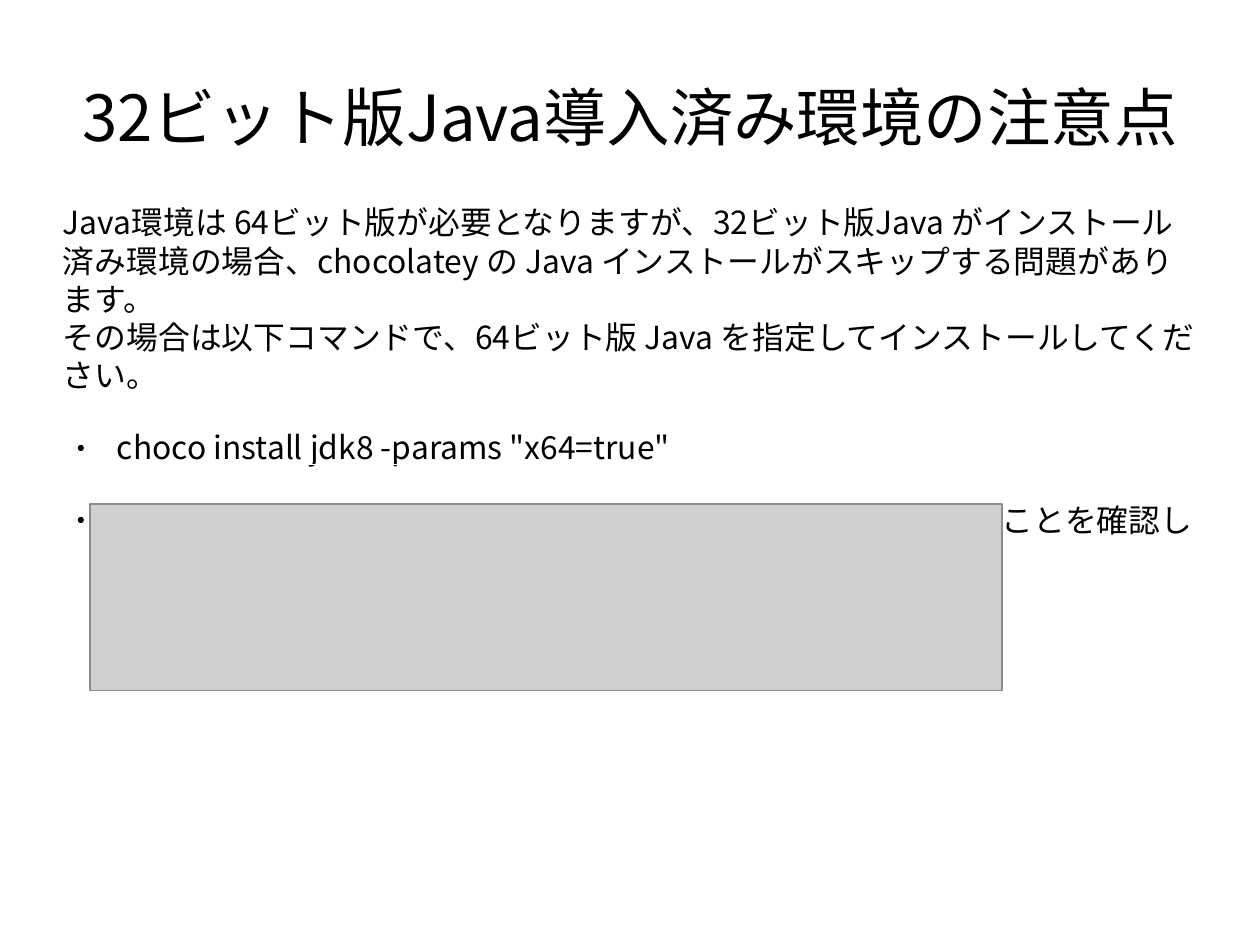
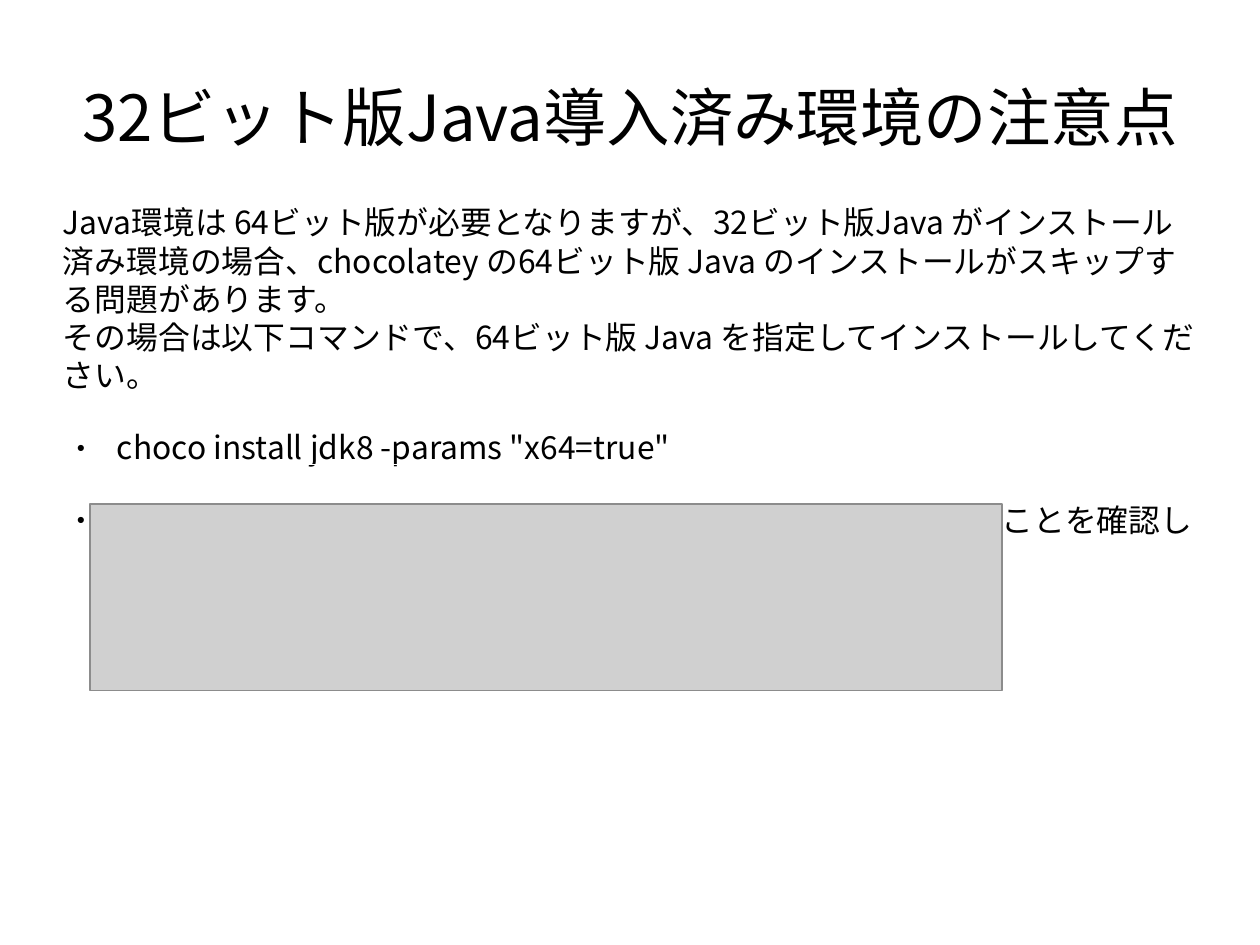
Before and after one commit to frsw3nr/gradle-server-acceptance, a slide deck: slide 11 of docs/jp/tutorial_test_pc.pptx. Drawn at 1260x945 pixels with LibreOffice and Linux fonts; fonts in the diff are those of the drawing; grey boxes stand for pictures. Boxes give left, top, right and bottom in pixels: in the first picture for what was removed or moved away, otherwise in the second. Text is boxed around its words. In the diff, an @@ line names an element or a change of style, - is before the commit and + after.

```diff
--- a/docs/jp/tutorial_test_pc.pptx
+++ b/docs/jp/tutorial_test_pc.pptx
@@ text at <box>63,207,1177,314</box>: text changed @@
-Java環境は 64ビット版が必要となりますが、32ビット版Java がインストール済み環境の場合、chocolatey の Java インストールがスキップする問題があります。
+Java環境は 64ビット版が必要となりますが、32ビット版Java がインストール済み環境の場合、chocolatey の64ビット版 Java のインストールがスキップする問題があります。
```
Also in this commit, not shown: 19 other slides changed, 4 slides added, 5 slides removed, 17 other files.
